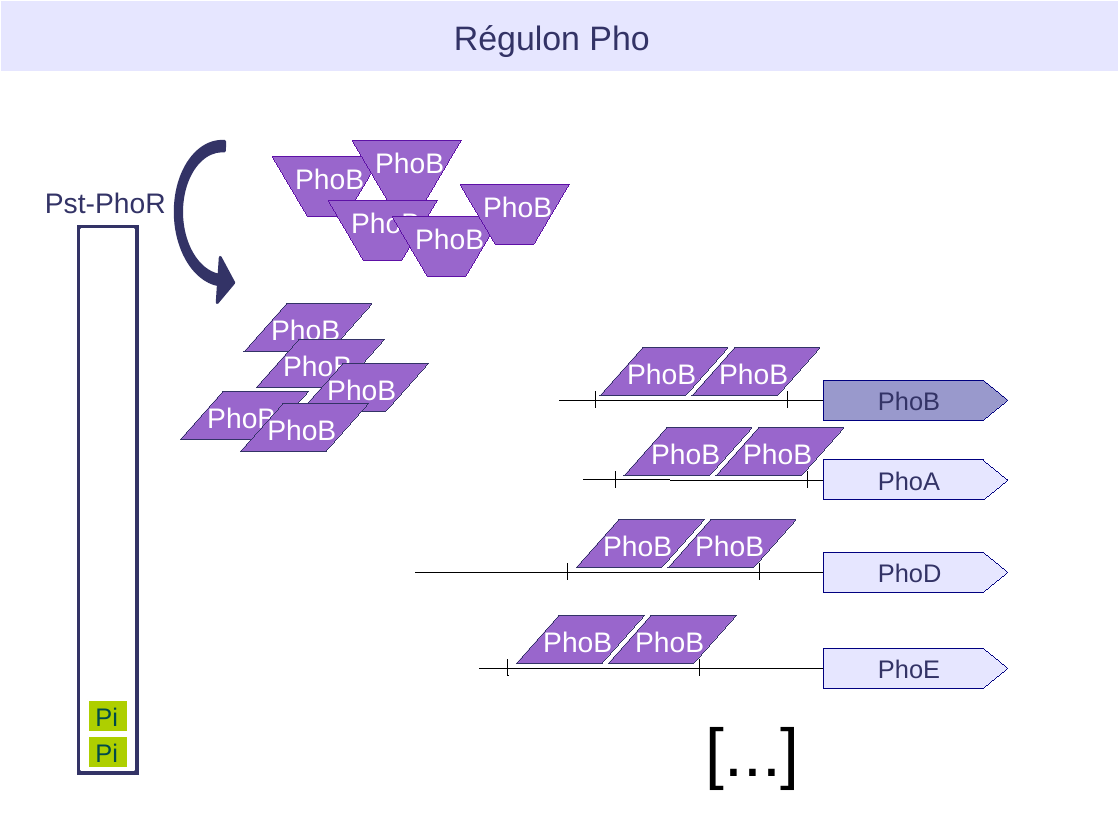
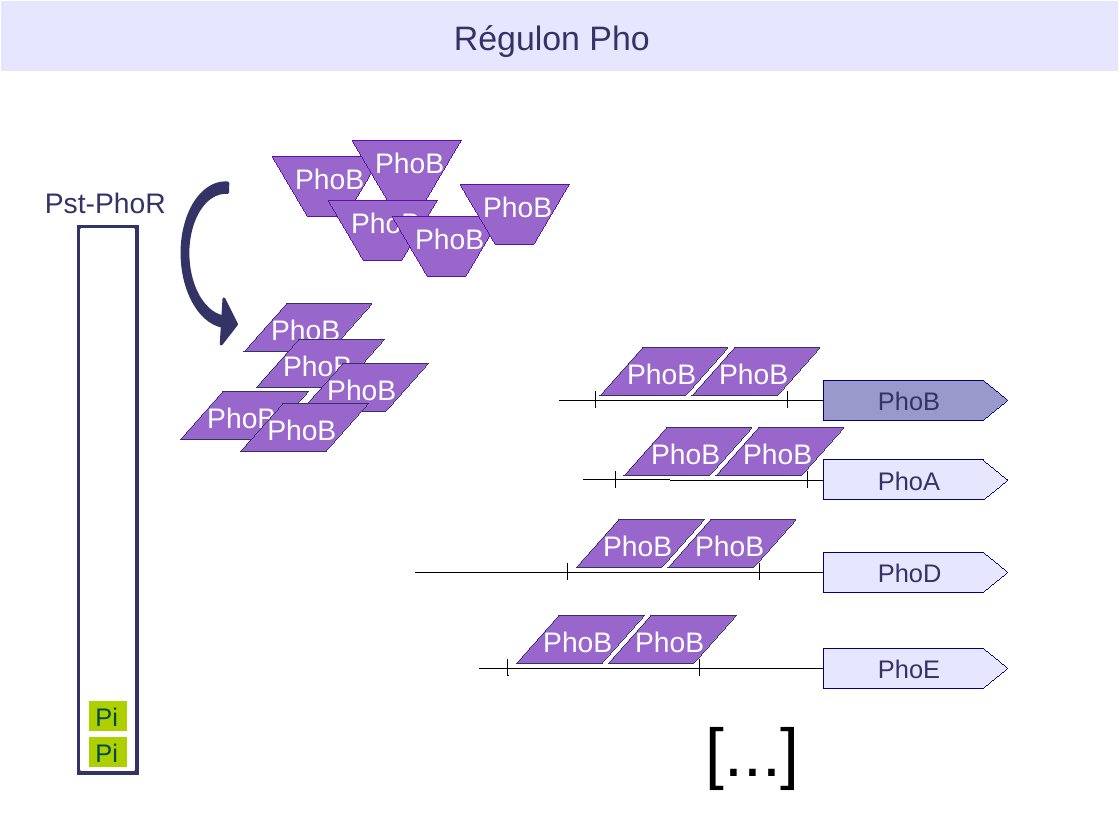
Before and after one commit to NikaAb/Projet-REGULON-GNOM, a slide deck: slide 6 of Presentation/Projet_Regulon_presentation [Repaired].odp (slide 5 before the commit). Drawn at 1120x840 pixels with LibreOffice and Linux fonts; fonts in the diff are those of the drawing. Boxes give left, top, right and bottom in pixels: in the first picture for what was removed or moved away, otherwise in the second. Text is boxed around its words. In the diff, an @@ line names an element or a change of style, - is before the commit and + after.

```diff
--- a/Presentation/Projet_Regulon_presentation [Repaired].odp
+++ b/Presentation/Projet_Regulon_presentation [Repaired].odp
@@ freeform shape: place and size @@
-freeform shape at [174,140,273,287]
+freeform shape at [180,182,273,328]
@@ text "PhoB": place and size @@
-text "PhoB" at [351,212,420,239]
+text "PhoB" at [483,196,552,223]
```
Also in this commit, not shown: 7 other slides changed, 1 slide added, 1 slide removed, 2 other files.
